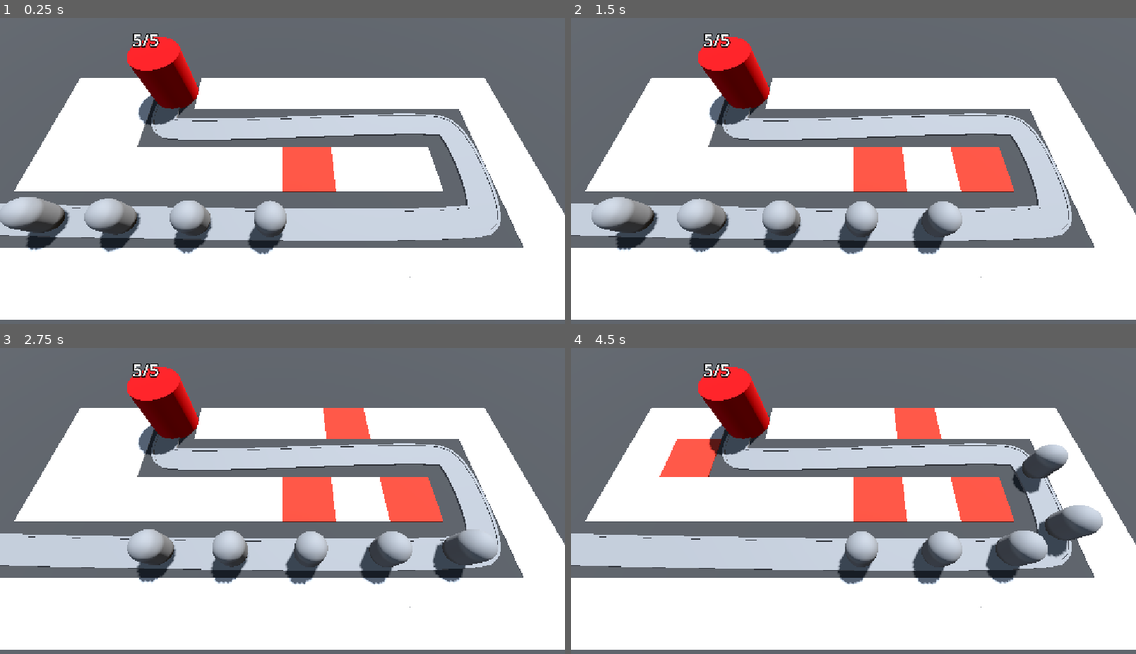
Above: before the commit, frames 1-4 (two rows, left to right).
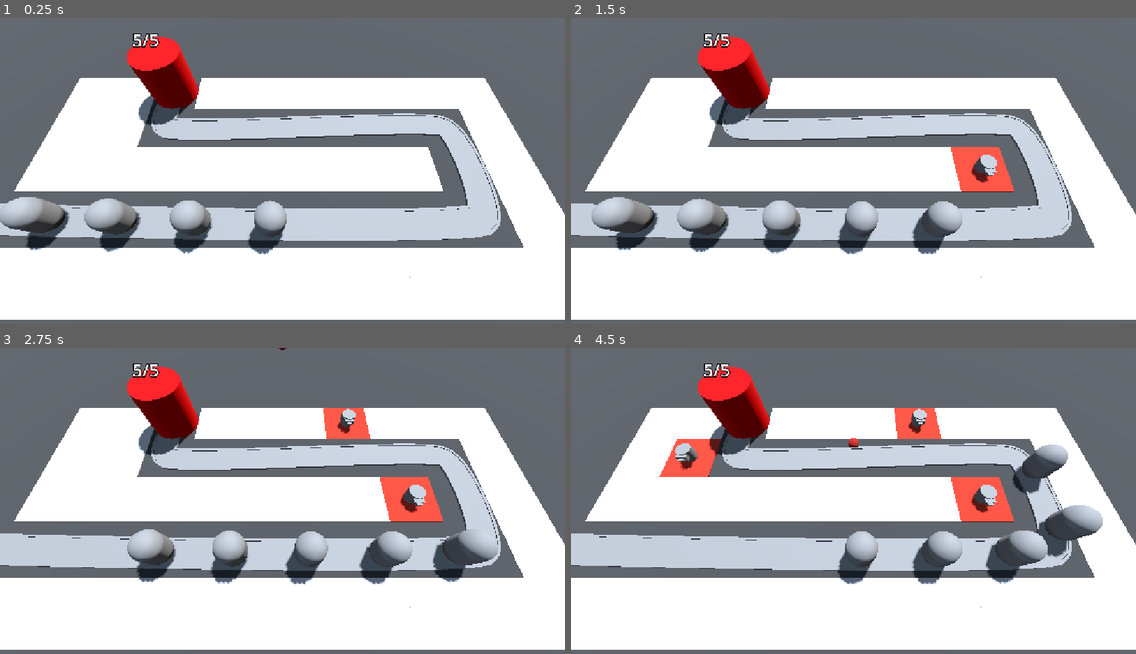
Above: after the commit, the same moments.

Repository: sylvainlap/gamedev.tv-barbarian-blaster
Game: Godot game, scene res://base_level.tscn
Same seed, same stepped clock (60 frames per second), same inputs: the game is played once before the commit and once after it.
Inputs (mouse positions are in pixels of both pictures, inside the frame that each line leads up to):
- Up to frame 1 (0.25 s): no input
- Up to frame 2 (1.5 s): move the mouse to (977, 161) at 0.52 s; click (977, 161) at 0.6 s; move the mouse to (740, 192) at 1.27 s; click (740, 192) at 1.35 s
- Up to frame 3 (2.75 s): move the mouse to (339, 436) at 2.02 s; click (339, 436) at 2.1 s
- Up to frame 4 (4.5 s): move the mouse to (825, 571) at 2.77 s; click (825, 571) at 2.85 s; move the mouse to (1023, 553) at 3.52 s; click (1023, 553) at 3.6 s; move the mouse to (684, 458) at 4.27 s; click (684, 458) at 4.35 s

The runs differ from the first frame. In frame 1, 1.3% of the frame differs, in the area x 50-60%, y 42-57%; in frame 2, 1.6%; in frame 3, 1.8%; in frame 4, 2.1%, in the area x 18-76%, y 19-57%.

Commit message:
feat(game): course 3.16 done

Diff:
--- a/base_level.tscn
+++ b/base_level.tscn
@@ -3,7 +3,9 @@
 [ext_resource type="PackedScene" uid="uid://bdsfw7wypncoj" path="res://ray_picker_camera/ray_picker_camera.tscn" id="1_3o4py"]
 [ext_resource type="MeshLibrary" uid="uid://dcwopo3qy6qee" path="res://mesh_librairies/space_library.tres" id="1_bo3yr"]
 [ext_resource type="PackedScene" uid="uid://wlvpvb3olsni" path="res://enemy/ennemy.tscn" id="2_5vx1e"]
+[ext_resource type="PackedScene" uid="uid://dbspp2x4poqh7" path="res://turret/turret.tscn" id="2_ftfrf"]
 [ext_resource type="PackedScene" uid="uid://dmp15xq1xg24g" path="res://base/base.tscn" id="3_eesb3"]
+[ext_resource type="Script" uid="uid://bsjogxvyjj8tp" path="res://turret_manager.gd" id="6_u2wky"]
 
 [sub_resource type="ProceduralSkyMaterial" id="ProceduralSkyMaterial_4sal3"]
 sky_horizon_color = Color(0.66224277, 0.6717428, 0.6867428, 1)
@@ -41,9 +43,10 @@
 size = Vector3(100, 2, 100)
 material = SubResource("StandardMaterial3D_bo3yr")
 
-[node name="RayPickerCamera" parent="." unique_id=1719540642 node_paths=PackedStringArray("grid_map") instance=ExtResource("1_3o4py")]
+[node name="RayPickerCamera" parent="." unique_id=1719540642 node_paths=PackedStringArray("grid_map", "turret_manager") instance=ExtResource("1_3o4py")]
 transform = Transform3D(1, 0, 0, 0, 0.42261824, 0.9063078, 0, -0.9063078, 0.42261824, 0, 14.5, 9.5)
 grid_map = NodePath("../GridMap")
+turret_manager = NodePath("../TurretManager")
 
 [node name="GridMap" type="GridMap" parent="." unique_id=1780742511]
 mesh_library = ExtResource("1_bo3yr")
@@ -100,11 +103,11 @@
 path_joined = false
 
 [node name="Enemy" parent="Path3D" unique_id=163458957 instance=ExtResource("2_5vx1e")]
-transform = Transform3D(-0.028558783, 0, -0.99955666, 0, 0.9999962, 0, 0.99955726, 0, -0.028558766, -22, 0, 6)
+transform = Transform3D(-0.02855878, 0, -0.9995565, 0, 0.9999962, 0, 0.9995571, 0, -0.02855876, -22, 0, 6)
 speed = 5.0
 
 [node name="Enemy2" parent="Path3D" unique_id=1410204475 instance=ExtResource("2_5vx1e")]
-transform = Transform3D(-0.02400708, 0, -0.9996762, 0, 0.9999962, 0, 0.9996768, 0, -0.024007065, -17.001804, 0, 6.1290264)
+transform = Transform3D(-0.024007075, 0, -0.99967605, 0, 0.9999962, 0, 0.99967664, 0, -0.024007061, -17.001804, 0, 6.1290264)
 progress = 5.0
 speed = 5.0
 
@@ -125,3 +128,7 @@
 
 [node name="Base" parent="." unique_id=1809853878 instance=ExtResource("3_eesb3")]
 transform = Transform3D(1, 0, 0, 0, 1, 0, 0, 0, 1, -10, 0, -6)
+
+[node name="TurretManager" type="Node" parent="." unique_id=1773048067]
+script = ExtResource("6_u2wky")
+turret_scene = ExtResource("2_ftfrf")
--- a/project.godot
+++ b/project.godot
@@ -24,6 +24,14 @@
 
 Base=""
 
+[input]
+
+click={
+"deadzone": 0.2,
+"events": [Object(InputEventMouseButton,"resource_local_to_scene":false,"resource_name":"","device":-1,"window_id":0,"alt_pressed":false,"shift_pressed":false,"ctrl_pressed":false,"meta_pressed":false,"button_mask":1,"position":Vector2(110, 19),"global_position":Vector2(119, 67),"factor":1.0,"button_index":1,"canceled":false,"pressed":true,"double_click":false,"script":null)
+]
+}
+
 [physics]
 
 3d/physics_engine="Jolt Physics"
--- a/ray_picker_camera/ray_picker_camera.gd
+++ b/ray_picker_camera/ray_picker_camera.gd
@@ -2,6 +2,7 @@
 
 @export var distance: float = 100.0
 @export var grid_map: GridMap
+@export var turret_manager: Node
 
 @onready var ray_cast_3d: RayCast3D = $RayCast3D
 
@@ -12,9 +13,14 @@
 	ray_cast_3d.force_raycast_update()
 
 	if ray_cast_3d.is_colliding():
+		Input.set_default_cursor_shape(Input.CURSOR_POINTING_HAND)
 		var collider = ray_cast_3d.get_collider()
-		if collider is GridMap:
+		if Input.is_action_just_pressed("click") && collider is GridMap:
 			var collision_point = ray_cast_3d.get_collision_point()
 			var cell = grid_map.local_to_map(collision_point)
 			if grid_map.get_cell_item(cell) == 0:
 				grid_map.set_cell_item(cell, 1)
+				var tile_position = grid_map.map_to_local(cell)
+				turret_manager.build_turret(tile_position)
+	else:
+		Input.set_default_cursor_shape(Input.CURSOR_ARROW)
--- /dev/null
+++ b/turret/projectile.gd
@@ -0,0 +1,9 @@
+extends Area3D
+
+@export var speed := 30.0
+
+var direction := Vector3.FORWARD
+
+
+func _physics_process(delta: float) -> void:
+	position += direction * speed * delta
--- /dev/null
+++ b/turret/projectile.tscn
@@ -0,0 +1,21 @@
+[gd_scene format=3 uid="uid://die1ae8f8t1ld"]
+
+[ext_resource type="Script" uid="uid://cmd6gs04crrn5" path="res://turret/projectile.gd" id="1_xw3pi"]
+
+[sub_resource type="StandardMaterial3D" id="StandardMaterial3D_xgomg"]
+albedo_color = Color(0.6666667, 0.15686275, 0.1254902, 1)
+
+[sub_resource type="SphereMesh" id="SphereMesh_jfg3o"]
+material = SubResource("StandardMaterial3D_xgomg")
+
+[sub_resource type="SphereShape3D" id="SphereShape3D_jfg3o"]
+
+[node name="Projectile" type="Area3D" unique_id=1860381518]
+top_level = true
+script = ExtResource("1_xw3pi")
+
+[node name="MeshInstance3D" type="MeshInstance3D" parent="." unique_id=1190044311]
+mesh = SubResource("SphereMesh_jfg3o")
+
+[node name="CollisionShape3D" type="CollisionShape3D" parent="." unique_id=1409233734]
+shape = SubResource("SphereShape3D_jfg3o")
--- /dev/null
+++ b/turret/turret.gd
@@ -0,0 +1,12 @@
+extends Node3D
+
+@export var projectile_scene: PackedScene
+
+
+func _ready() -> void:
+	_shot()
+
+
+func _shot() -> void:
+	var projectile = projectile_scene.instantiate()
+	add_child(projectile)
--- /dev/null
+++ b/turret/turret.tscn
@@ -0,0 +1,38 @@
+[gd_scene format=3 uid="uid://dbspp2x4poqh7"]
+
+[ext_resource type="Script" uid="uid://bcdlaa3ilwrj4" path="res://turret/turret.gd" id="1_vfthy"]
+[ext_resource type="PackedScene" uid="uid://die1ae8f8t1ld" path="res://turret/projectile.tscn" id="2_2876l"]
+
+[sub_resource type="CylinderMesh" id="CylinderMesh_jfg3o"]
+height = 1.0
+
+[sub_resource type="CylinderMesh" id="CylinderMesh_xgomg"]
+top_radius = 0.6
+bottom_radius = 0.6
+height = 0.6
+
+[sub_resource type="BoxMesh" id="BoxMesh_jfg3o"]
+size = Vector3(0.8, 0.4, 0.4)
+
+[sub_resource type="BoxMesh" id="BoxMesh_xgomg"]
+size = Vector3(0.4, 0.2, 0.4)
+
+[node name="Turret" type="Node3D" unique_id=936101830]
+script = ExtResource("1_vfthy")
+projectile_scene = ExtResource("2_2876l")
+
+[node name="TurretBase" type="MeshInstance3D" parent="." unique_id=1710790460]
+transform = Transform3D(1, 0, 0, 0, 1, 0, 0, 0, 1, 0, 0.5, 0)
+mesh = SubResource("CylinderMesh_jfg3o")
+
+[node name="TurretTop" type="MeshInstance3D" parent="TurretBase" unique_id=325489548]
+transform = Transform3D(1, 0, 0, 0, 1, 0, 0, 0, 1, 0, 0.3, 0)
+mesh = SubResource("CylinderMesh_xgomg")
+
+[node name="Visor" type="MeshInstance3D" parent="TurretBase/TurretTop" unique_id=1204715886]
+transform = Transform3D(1, 0, 0, 0, 1, 0, 0, 0, 1, 0, 0, 0.6)
+mesh = SubResource("BoxMesh_jfg3o")
+
+[node name="Barrel" type="MeshInstance3D" parent="TurretBase/TurretTop/Visor" unique_id=1480705641]
+transform = Transform3D(1, 0, 0, 0, 1, 0, 0, 0, 1, 0, 0, 0.2)
+mesh = SubResource("BoxMesh_xgomg")
--- /dev/null
+++ b/turret_manager.gd
@@ -0,0 +1,9 @@
+extends Node
+
+@export var turret_scene: PackedScene
+
+
+func build_turret(position: Vector3) -> void:
+	var turret = turret_scene.instantiate()
+	add_child(turret)
+	turret.global_position = position
Not shown, added: turret/projectile.gd.uid
Not shown, added: turret/turret.gd.uid
Not shown, added: turret_manager.gd.uid
